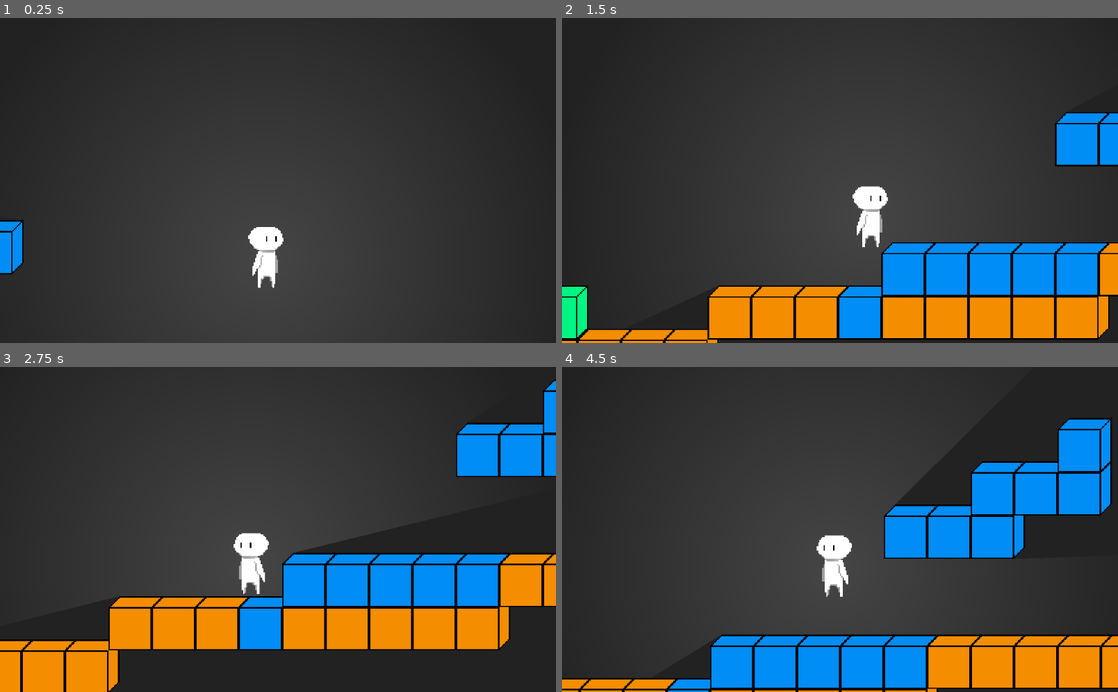
Above: before the commit, frames 1-4 (two rows, left to right).
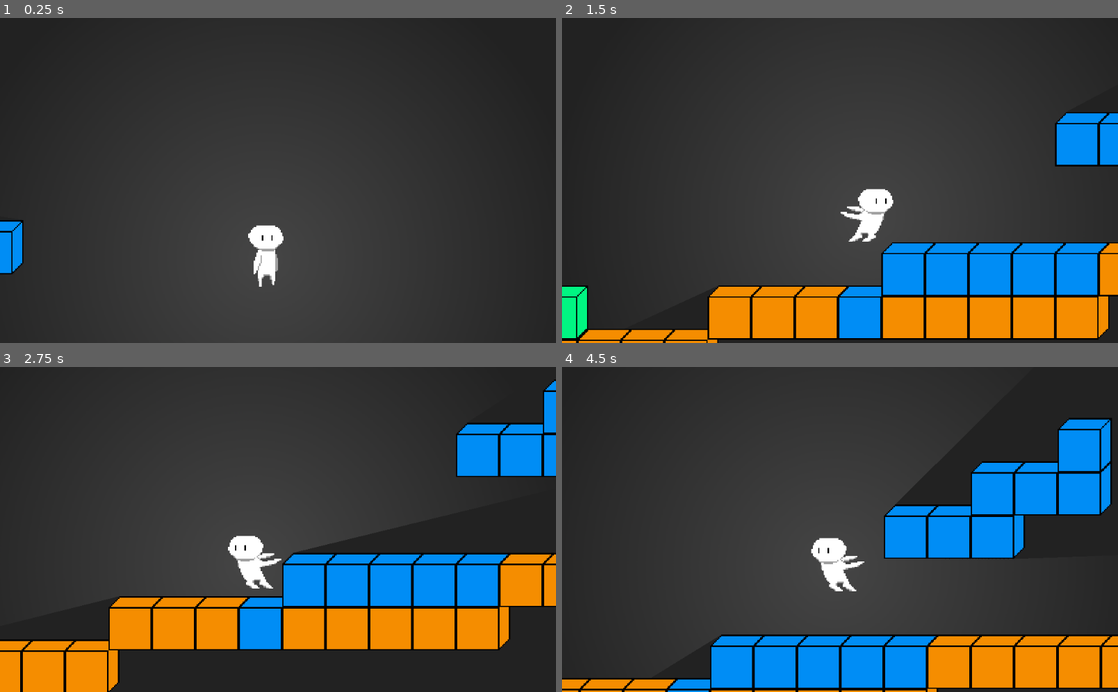
Above: after the commit, the same moments.

Repository: sSolal/GameJam
Game: Godot game, scene res://Main.tscn
Two runs of this game, one before a commit and one after it. Both use one fixed random seed, a clock stepped at 60 frames per second and the inputs below.
Inputs:
- Up to frame 1 (0.25 s): no input
- Up to frame 2 (1.5 s): hold Right (ui_right) from 0.53 s (still down); tap Up (ui_up) at 0.77 s
- Up to frame 3 (2.75 s): tap Up (ui_up) at 1.52 s; release Right (ui_right) at 2.03 s; hold Left (ui_left) from 2.03 s (still down)
- Up to frame 4 (4.5 s): release Left (ui_left) at 2.78 s; hold Right (ui_right) 2.78-4.28 s; tap Up (ui_up) at 3.02, 3.77 s; hold Left (ui_left) from 4.28 s (still down)

The runs differ from the first frame. In frame 1, 0.2% of the frame differs, in the area x 44-51%, y 63-84%; in frame 2, 0.5%; in frame 3, 0.6%, in the area x 41-51%, y 51-70%; in frame 4, 0.6%.

Commit message:
Débuts d'animation

Diff:
--- a/Player.gd
+++ b/Player.gd
@@ -19,6 +19,11 @@
 	velocity = move_and_slide(velocity,Vector2(0,-1))
 	velocity.x = velocity.x*0.95
 	$Body.flip_h = velocity.x<0
+	if abs(velocity.x)<25:
+		if $Body.animation!="idle":
+			$Body.play("idle")
+	elif $Body.animation!="run":
+		$Body.play("run")
 	if Input.is_action_pressed("ui_left") and not flag:
 		velocity.x = -speed
 	if Input.is_action_pressed("ui_right") and not flag:
--- a/Player.tscn
+++ b/Player.tscn
@@ -1,8 +1,28 @@
-[gd_scene load_steps=5 format=2]
+[gd_scene load_steps=11 format=2]
 
 [ext_resource path="res://Player.gd" type="Script" id=1]
 [ext_resource path="res://Ressources/light.png" type="Texture" id=2]
-[ext_resource path="res://Ressources/Character_pixel_test_2.png" type="Texture" id=3]
+[ext_resource path="res://Idle animation/Idle 01.png" type="Texture" id=3]
+[ext_resource path="res://Idle animation/Idle 02.png" type="Texture" id=4]
+[ext_resource path="res://Idle animation/Idle 03.png" type="Texture" id=5]
+[ext_resource path="res://Idle animation/Idle 04.png" type="Texture" id=6]
+[ext_resource path="res://Ressources/run1.png" type="Texture" id=7]
+
+[sub_resource type="SpriteFrames" id=2]
+animations = [ {
+"frames": [ ExtResource( 3 ), ExtResource( 4 ), ExtResource( 5 ), ExtResource( 6 ) ],
+"loop": true,
+"name": "idle",
+"speed": 5.0
+}, {
+"frames": [ ExtResource( 7 ) ],
+"loop": true,
+"name": "run",
+"speed": 5.0
+} ]
+
+[sub_resource type="Animation" id=3]
+resource_name = "idle"
 
 [sub_resource type="CapsuleShape2D" id=1]
 radius = 10.3376
@@ -15,10 +35,16 @@
 texture = ExtResource( 2 )
 shadow_enabled = true
 
-[node name="Body" type="Sprite" parent="."]
+[node name="Body" type="AnimatedSprite" parent="."]
+light_mask = 0
 position = Vector2( 0.777931, -3.30404 )
-texture = ExtResource( 3 )
-normal_map = ExtResource( 3 )
+frames = SubResource( 2 )
+animation = "idle"
+frame = 2
+playing = true
+
+[node name="AnimationPlayer" type="AnimationPlayer" parent="."]
+anims/idle = SubResource( 3 )
 
 [node name="CollisionShape2D" type="CollisionShape2D" parent="."]
 position = Vector2( 0.569572, 0.234953 )
Not shown, added: Idle animation/Idle 01.png.import
Not shown, added: Idle animation/Idle 02.png.import
Not shown, added: Idle animation/Idle 03.png.import
Not shown, added: Idle animation/Idle 04.png.import
Binary file added: Ressources/run1.png
Not shown, added: Ressources/run1.png.import
Binary file added: Ressources/run2.png
Not shown, added: Ressources/run2.png.import
